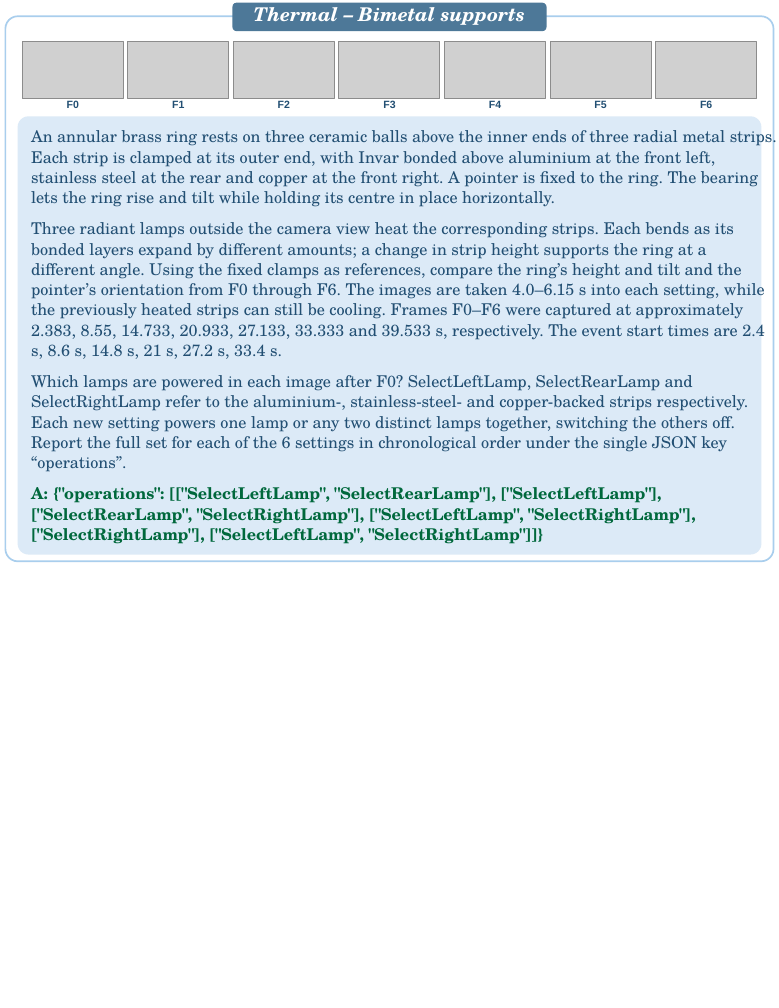
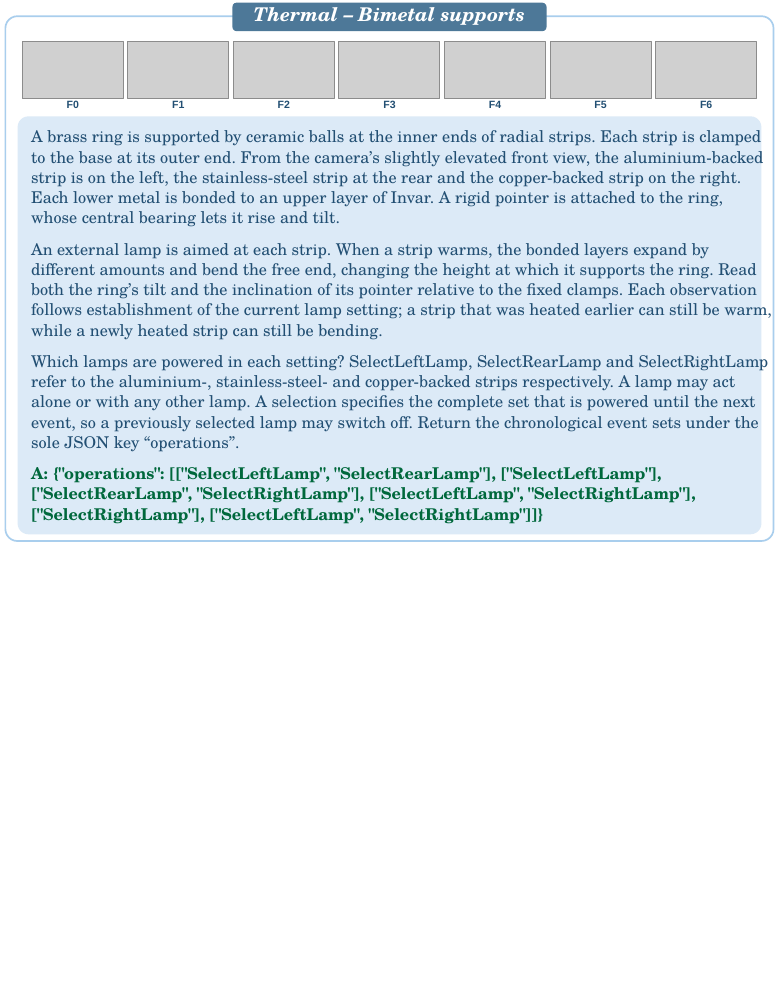
Before and after one commit to PIER-Lab/CaveBench, a slide deck: slide 8 of docs/assets/cases/CaveBench_Case_Studies.pptx. Drawn at 779x1008 pixels with LibreOffice and Linux fonts; fonts in the diff are those of the drawing; grey boxes stand for pictures. Boxes give left, top, right and bottom in pixels: in the first picture for what was removed or moved away, otherwise in the second. Text is boxed around its words. In the diff, an @@ line names an element or a change of style, - is before the commit and + after.

```diff
--- a/docs/assets/cases/CaveBench_Case_Studies.pptx
+++ b/docs/assets/cases/CaveBench_Case_Studies.pptx
@@ rounded rectangle: place and size @@
-rounded rectangle at [6,17,774,562]
+rounded rectangle at [6,17,774,541]
@@ rounded rectangle: place and size @@
-rounded rectangle at [18,116,761,554]
+rounded rectangle at [18,116,761,534]
@@ rounded rectangle at [18,116,761,534]: proportions changed @@
@@ text at [31,130,764,227]: text changed @@
-An annular brass ring rests on three ceramic balls above the inner ends of three radial metal strips.
-Each strip is clamped at its outer end, with Invar bonded above aluminium at the front left,
-stainless steel at the rear and copper at the front right. A pointer is fixed to the ring. The bearing
-lets the ring rise and tilt while holding its centre in place horizontally.
+A brass ring is supported by ceramic balls at the inner ends of radial strips. Each strip is clamped
+to the base at its outer end. From the camera’s slightly elevated front view, the aluminium-backed
+strip is on the left, the stainless-steel strip at the rear and the copper-backed strip on the right.
+Each lower metal is bonded to an upper layer of Invar. A rigid pointer is attached to the ring,
+whose central bearing lets it rise and tilt.
@@ text at [31,243,772,340]: text changed @@
-Three radiant lamps outside the camera view heat the corresponding strips. Each bends as its
-bonded layers expand by different amounts; a change in strip height supports the ring at a
-different angle. Using the fixed clamps as references, compare the ring’s height and tilt and the
-pointer’s orientation from F0 through F6. The images are taken 4.0–6.15 s into each setting, while
-the previously heated strips can still be cooling. Frames F0–F6 were captured at approximately
-2.383, 8.55, 14.733, 20.933, 27.133, 33.333 and 39.533 s, respectively. The event start times are 2.4
-s, 8.6 s, 14.8 s, 21 s, 27.2 s, 33.4 s.
+An external lamp is aimed at each strip. When a strip warms, the bonded layers expand by
+different amounts and bend the free end, changing the height at which it supports the ring. Read
+both the ring’s tilt and the inclination of its pointer relative to the fixed clamps. Each observation
+follows establishment of the current lamp setting; a strip that was heated earlier can still be warm,
+while a newly heated strip can still be bending.
@@ text at [31,355,769,452]: text changed @@
-Which lamps are powered in each image after F0? SelectLeftLamp, SelectRearLamp and
-SelectRightLamp refer to the aluminium-, stainless-steel- and copper-backed strips respectively.
-Each new setting powers one lamp or any two distinct lamps together, switching the others off.
-Report the full set for each of the 6 settings in chronological order under the single JSON key
-“operations”.
+Which lamps are powered in each setting? SelectLeftLamp, SelectRearLamp and SelectRightLamp
+refer to the aluminium-, stainless-steel- and copper-backed strips respectively. A lamp may act
+alone or with any other lamp. A selection specifies the complete set that is powered until the next
+event, so a previously selected lamp may switch off. Return the chronological event sets under the
+sole JSON key “operations”.
@@ text "A: {"operations": [["SelectLeftLamp", "SelectRearLamp"], ["S ...": place and size @@
-text "A: {"operations": [["SelectLeftLamp", "SelectRearLamp"], ["S ..." at [31,487,695,544]
+text "A: {"operations": [["SelectLeftLamp", "SelectRearLamp"], ["S ..." at [31,467,695,524]
```
Also in this commit, not shown: 19 other slides changed.
